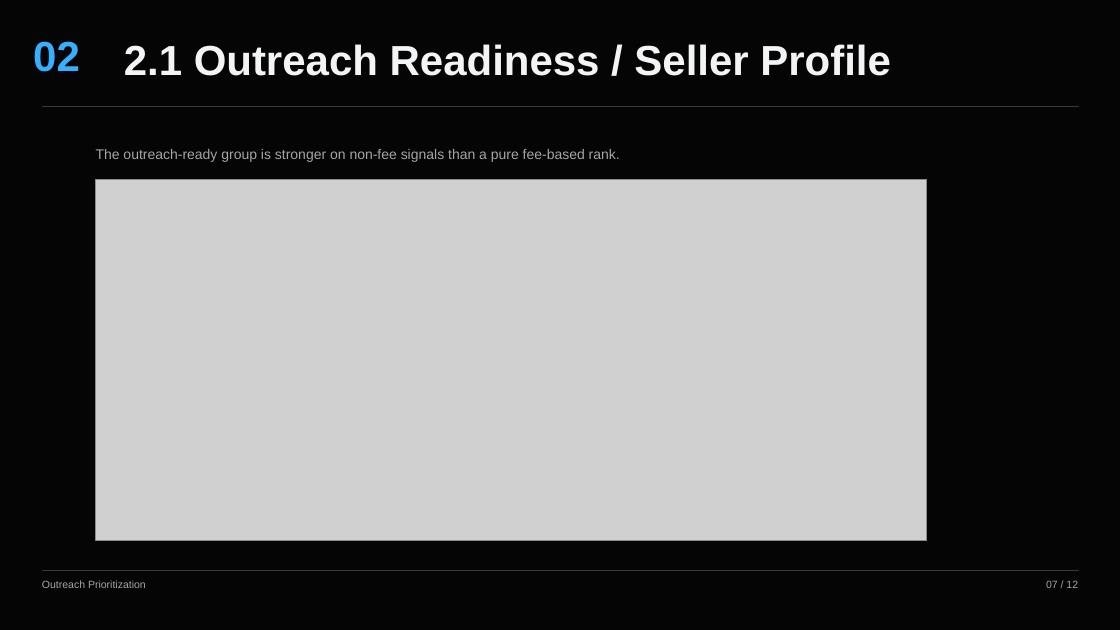
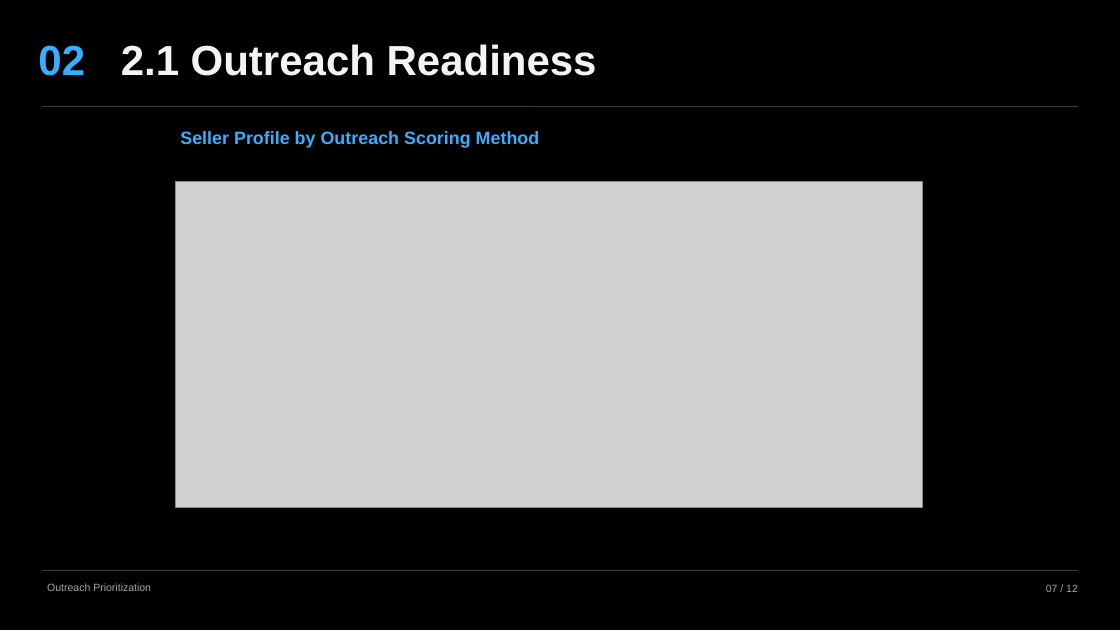
Before and after one commit to omer-t/marktplaats-assignment, a slide deck: slide 7 of deliverables/smb_bundles/smb_bundles_2_prioritize.pptx. Drawn at 1120x630 pixels with LibreOffice and Linux fonts; fonts in the diff are those of the drawing; grey boxes stand for pictures. Boxes give left, top, right and bottom in pixels: in the first picture for what was removed or moved away, otherwise in the second. Text is boxed around its words. In the diff, an @@ line names an element or a change of style, - is before the commit and + after.

```diff
--- a/deliverables/smb_bundles/smb_bundles_2_prioritize.pptx
+++ b/deliverables/smb_bundles/smb_bundles_2_prioritize.pptx
@@ background #050505 to #000000 @@
@@ text "02": place and size @@
-text "02" at (33, 41, 80, 72)
+text "02" at (38, 45, 85, 76)
@@ text at (121, 44, 597, 76): text changed @@
-2.1 Outreach Readiness / Seller Profile
+2.1 Outreach Readiness
@@ text removed at (96, 149, 620, 162) @@
-The outreach-ready group is stronger on non-fee signals than a pure fee-based rank.
@@ text added at (180, 131, 540, 148), 15.3 pt, text #37AFFF, bold @@
+Seller Profile by Outreach Scoring Method
@@ picture: place and size @@
-picture at (96, 179, 927, 541)
+picture at (176, 181, 923, 507)
@@ text "Outreach Prioritization": place and size @@
-text "Outreach Prioritization" at (42, 580, 146, 588)
+text "Outreach Prioritization" at (47, 583, 151, 591)
@@ text "07 / 12" at (1046, 584, 1078, 592): vertical alignment top to middle @@
```
Also in this commit, not shown: 8 other slides changed, 2 slides added, 3 slides removed, 10 other files.
